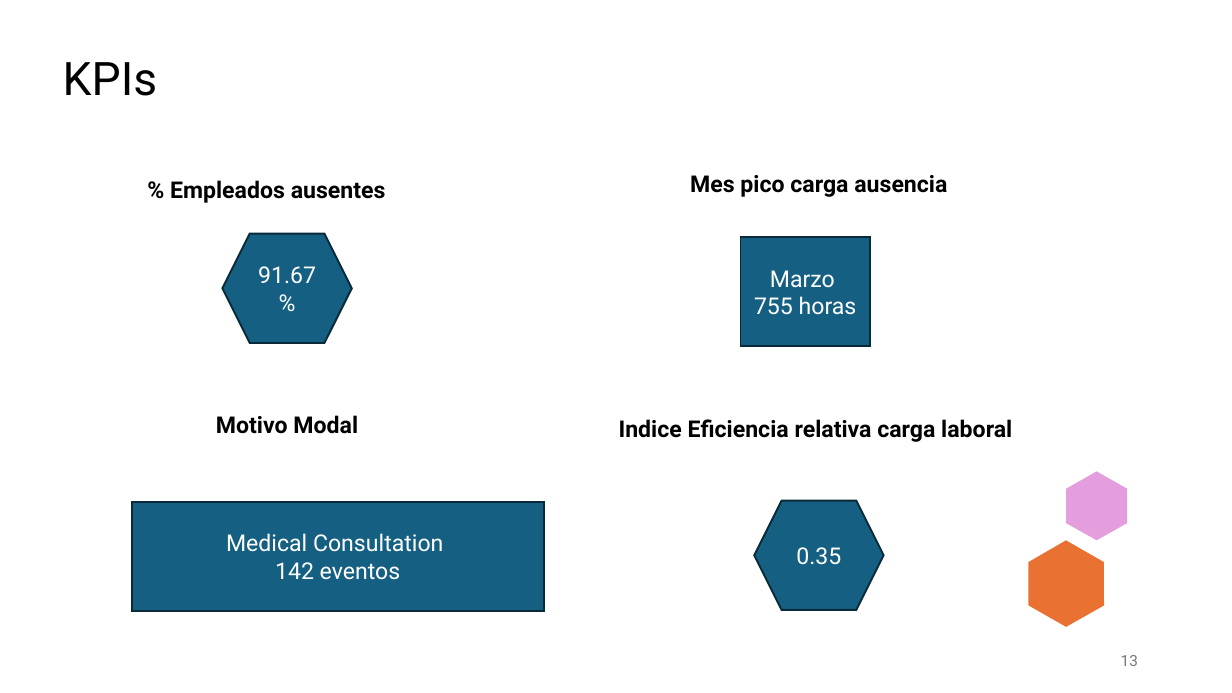
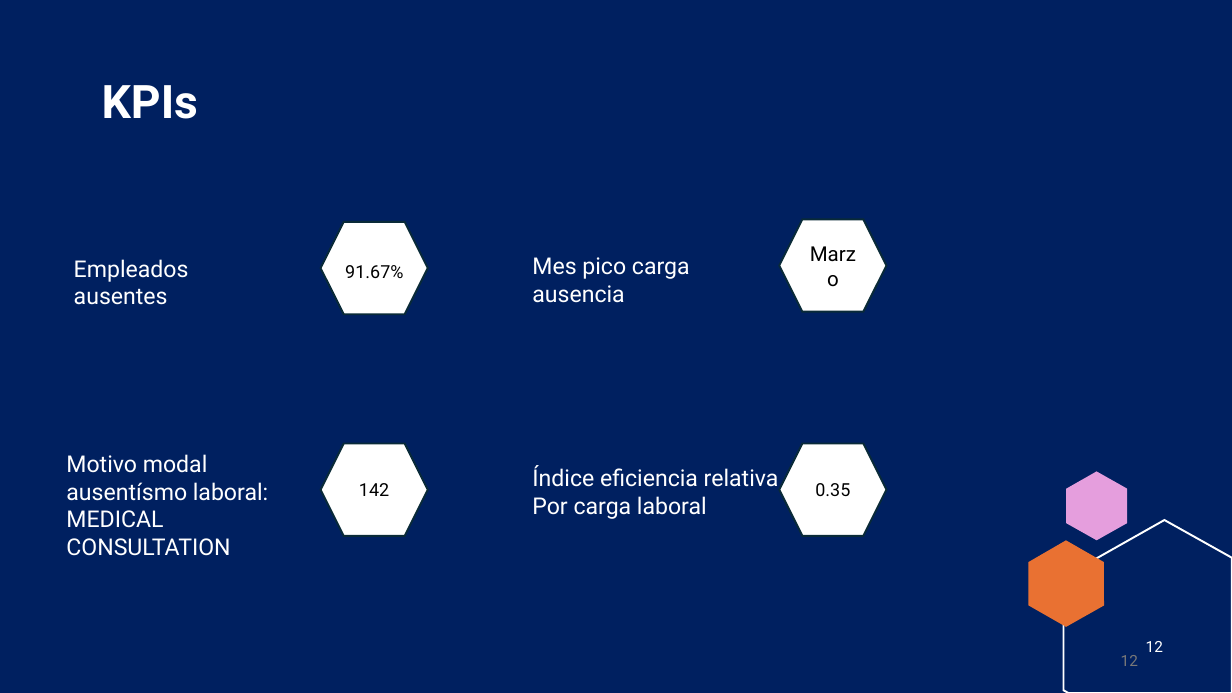
Before and after one commit to ITACADEMYprojectes/ProjecteData, a slide deck: slide 12 of Equip_28/Results/Analisis_PAP_and_ABL_RapidExpres.pptx (slide 13 before the commit). Drawn at 1232x693 pixels with LibreOffice and Linux fonts; fonts in the diff are those of the drawing. Boxes give left, top, right and bottom in pixels: in the first picture for what was removed or moved away, otherwise in the second. Text is boxed around its words. In the diff, an @@ line names an element or a change of style, - is before the commit and + after.

```diff
--- a/Equip_28/Results/Analisis_PAP_and_ABL_RapidExpres.pptx
+++ b/Equip_28/Results/Analisis_PAP_and_ABL_RapidExpres.pptx
@@ background #FFFFFF to #002060 @@
@@ title "KPIs": place and size @@
-title "KPIs" at [63,62,157,96]
+title "KPIs" at [102,85,198,119]
@@ title "KPIs" at [102,85,198,119]: text colour #000000 to #FFFFFF, bold on @@
@@ hexagon added at [321,222,428,314], fill #FFFFFF, outline #092A39 1.5 pt @@
@@ rectangle removed at [740,238,870,347] @@
-Marzo
-755 horas
@@ hexagon added at [779,219,886,311], fill #FFFFFF, outline #092A39 1.5 pt, 16 pt, text #000000 @@
+Marzo
@@ text at [74,259,189,305]: text changed; text colour #000000 to #FFFFFF; bold off @@
-% Empleados ausentes
+Empleados ausentes
@@ text "91.67%": place and size @@
-text "91.67%" at [223,234,352,343]
+text "91.67%" at [345,265,403,278]
@@ text "91.67%" at [345,265,403,278]: size 18 to 14 pt, text colour #FFFFFF to #000000; alignment centre to left; vertical alignment middle to top; fill #156082 to none; outline #092A39 1.5 pt to none @@
@@ text "Mes pico carga ausencia": place and size @@
-text "Mes pico carga ausencia" at [690,175,947,197]
+text "Mes pico carga ausencia" at [532,257,690,303]
@@ text "Mes pico carga ausencia" at [532,257,690,303]: text colour #000000 to #FFFFFF, bold off; alignment centre to left; line spacing 0.9 to 1; less space between paragraphs @@
@@ hexagon added at [321,444,428,536], fill #FFFFFF, outline #092A39 1.5 pt, 14 pt, text #000000 @@
+142
@@ hexagon "0.35": place and size @@
-hexagon "0.35" at [754,501,884,610]
+hexagon "0.35" at [779,444,886,536]
@@ hexagon "0.35" at [779,444,886,536]: size 18 to 14 pt, text colour #FFFFFF to #000000; fill #156082 to #FFFFFF @@
@@ text at [66,454,268,556]: text changed; text colour #000000 to #FFFFFF; bold off @@
-Motivo Modal
+Motivo modal
+ausentísmo laboral:
+MEDICAL CONSULTATION
@@ text at [532,465,779,519]: text changed; text colour #000000 to #FFFFFF; bold off @@
-Indice Eficiencia relativa carga laboral
+Índice eficiencia relativa
+Por carga laboral
@@ rectangle removed at [131,502,543,611] @@
-Medical Consultation
-142 eventos
@@ page number added at [1121,655,1138,666], 12 pt, text #FFFFFF @@
+12
@@ page number at [1146,641,1163,652]: text changed @@
-13
+12
```
Also in this commit, not shown: 3 other slides changed, 2 slides added, 3 slides removed, 2 other files.
